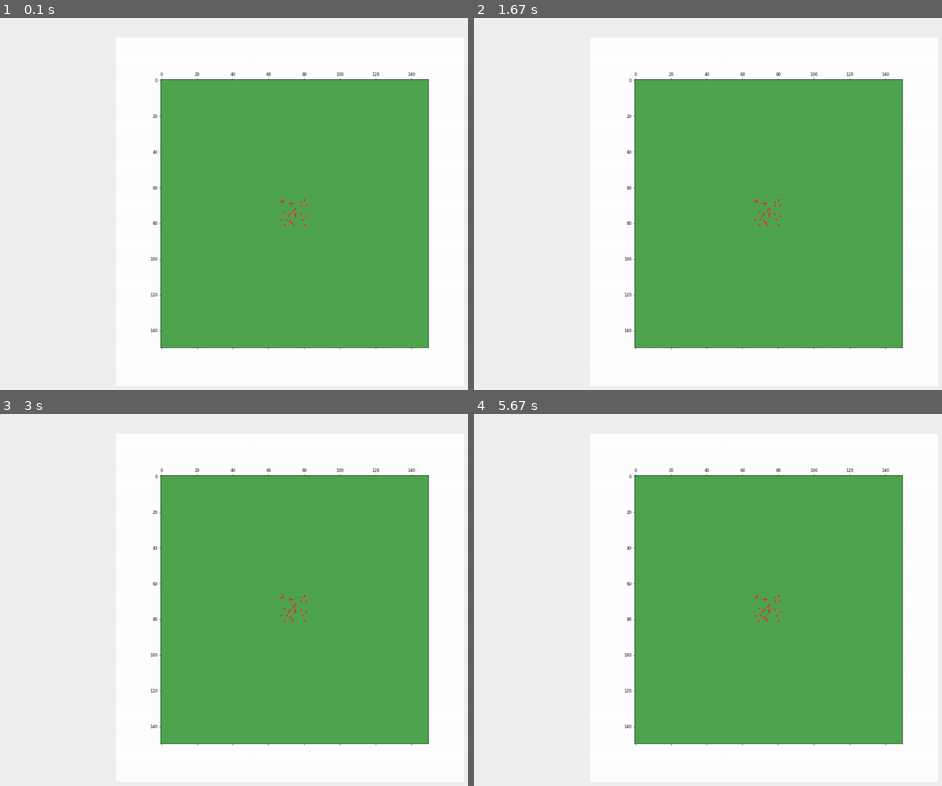
Above: before the commit, frames 1-4 (two rows, left to right).
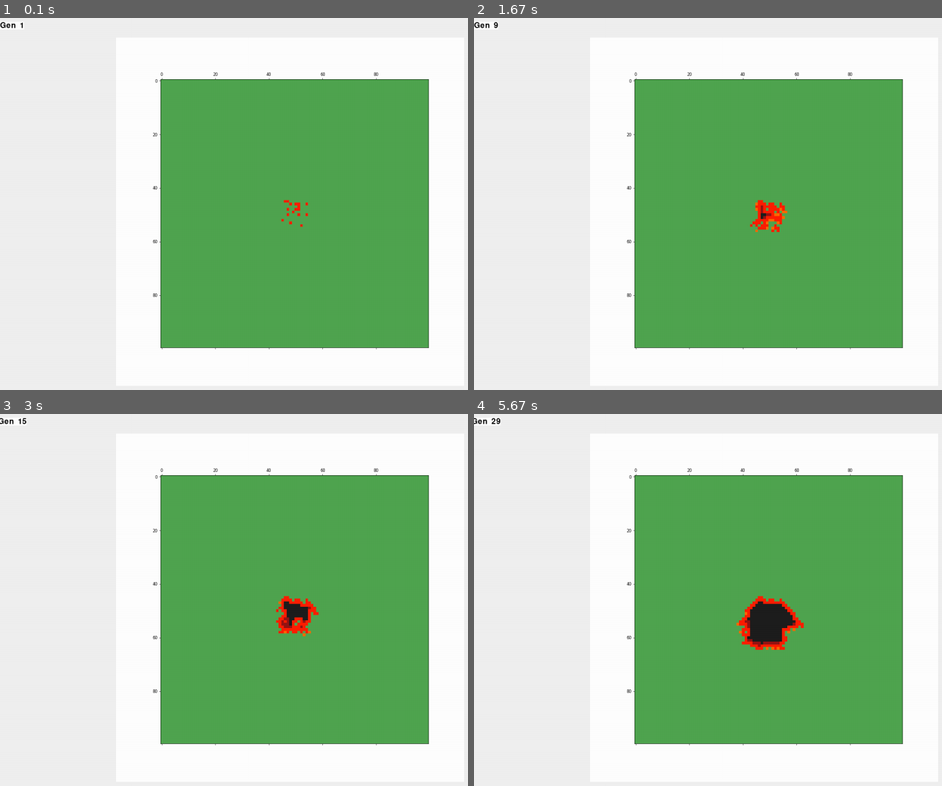
Above: after the commit, the same moments.

Repository: niquell122/Cellular-Automata
Game: pygame game, started from pygame_plot_CA.py
The game is run twice, just before and just after one commit, with the same random seed, the same clock (stepped at 60 frames per second) and the same inputs.
Inputs (mouse positions are in pixels of both pictures, inside the frame that each line leads up to):
- Up to frame 1 (0.1 s): no input
- Up to frame 2 (1.67 s): no input
- Up to frame 3 (3 s): move the mouse to (299, 480) at 2.43 s; click (299, 480) at 2.7 s
- Up to frame 4 (5.67 s): move the mouse to (736, 741) at 3.1 s; click (736, 741) at 3.37 s; move the mouse to (745, 551) at 3.77 s; click (745, 551) at 4.03 s; move the mouse to (679, 536) at 4.43 s; click (679, 536) at 4.7 s; move the mouse to (918, 588) at 5.1 s; click (918, 588) at 5.37 s

The runs differ from the first frame. In frame 1, 0.4% of the frame differs, in the area x 0-89%, y 1-90%; in frame 2, 0.7%; in frame 3, 0.9%; in frame 4, 1.6%.

Commit message:
save data and wind

Diff:
--- a/cellular_automata/terrain.py
+++ b/cellular_automata/map.py
@@ -25,7 +25,7 @@
 
 def random_spread_in_the_center(size):
     arr = []
-    choices = [forest_color, forest_color, forest_color, forest_color, forest_color, forest_color, forest_color, fire_color]
+    choices = [forest_color, forest_color, forest_color, forest_color, fire_color]
 
     for i in range(map_side):
         arr.append([])
--- a/cellular_automata/prototype_deterministic.py
+++ b/cellular_automata/prototype_deterministic.py
@@ -10,7 +10,7 @@
 from global_variables import ash_color
 from global_variables import catch_fire_chance
 
-import cellular_automata.terrain as terrain
+import cellular_automata.map as map
 
 def fire(cells):
     return count_color(cells, fire_color)
@@ -50,6 +50,6 @@
     ### matriz de influencia do vento
     return home
 
-arr = terrain.random_spread_in_the_center(40)
+arr = map.random_spread_in_the_center(40)
 
 _2B = CellularAutomata(arr, wildfire_deterministic)
--- a/cellular_automata/prototype_probabilistic.py
+++ b/cellular_automata/prototype_probabilistic.py
@@ -10,7 +10,7 @@
 from global_variables import catch_fire_chance
 import numpy as np
 
-import cellular_automata.terrain as terrain
+import cellular_automata.map as map
 
 def fire(cells):
     return count_color(cells, fire_color)
@@ -51,6 +51,6 @@
     ### matriz de influencia do vento
     return home
 
-arr = terrain.random_spread_in_the_center(40)
+arr = map.random_spread_in_the_center(40)
 
 _2B = CellularAutomata(arr, wildfire_prob)
--- a/cellular_automata/prototype_wind.py
+++ b/cellular_automata/prototype_wind.py
@@ -6,79 +6,83 @@
 
 from global_variables import map_side
 from global_variables import empty_color
-from global_variables import fire_color
+from global_variables import fire_1_color
+from global_variables import fire_2_color
+from global_variables import fire_3_color
 from global_variables import forest_color
 from global_variables import ash_color
 from global_variables import catch_fire_chance
+from global_variables import RGB_to_int
 
-import cellular_automata.terrain as terrain
+import cellular_automata.map as map
 import cellular_automata.wind as wind
 
+
+def onFire(cell):
+    if cell in [fire]:
+        return True
+    else: return False
+
+
 def fire(cells):
-    total = 0
-    for cell in cells:
-        if cell == fire_color:
-            total += 1
-    return total
+    return count_color(cells, fire_1_color, fire_2_color, fire_3_color)
 
 
 def ashes(cells):
-    total = 0
-    for cell in cells:
-        if cell == ash_color:
-            total += 1
-    return total
+    return count_color(cells, ash_color)
+
+
+def count_color(neighborhood, *colors):
+        n_color=0
+        for i in range(np.size(neighborhood, axis=0)):
+            for j in range(np.size(neighborhood, axis=1)):
+                if(neighborhood[i][j] in list(colors)):
+                    n_color+=1
+        return n_color
 
 
 def get_fire_index(neighborhood):
     return np.sum(neighborhood)
 
 
-color_to_state={
-    empty_color : 0,
-    forest_color : 0,
-    fire_color : 1,
-    ash_color : 1
-}
+n_s_wind = wind.get_wind('north_south_wind')
+
+def serialize_neighborhood(nbh):
+    new_nbh = np.empty((3,3), dtype=int)
+    for row in range(3):
+        for cell in range(3):
+            new_nbh[row][cell] = RGB_to_int(nbh[row][cell])
+    return new_nbh
 
 
-def serialize_neighborhood(neighborhood):
-    arr = np.array(neighborhood)
-    flat_arr = arr.reshape((1, -1))
-    new_neighborhood = flat_arr[0].reshape((3, 3))
-
-    for row in range(3):
-        for column in range(3):
-            new_neighborhood[row][column] = color_to_state[neighborhood[row][column]]
-
-
-n_s_wind = wind.get_wind('north_south_wind')
 
 def wildfire_prob(home, neighborhood):
     ash_neighbors = ashes(neighborhood)
+    fire_neighbors = fire(neighborhood)
+    serialized_nbh = serialize_neighborhood(neighborhood)
+    nbh_wind = wind.apply_wind(serialized_nbh, n_s_wind)
 
-    new_neighborhood = serialize_neighborhood(neighborhood)
-    new_neighborhood = wind.apply_wind(new_neighborhood, n_s_wind)
-    ### applying new parameters go here
-
-    fire_index = get_fire_index(new_neighborhood)
+    fire_index = get_fire_index(nbh_wind)
 
     if home == forest_color:
         chance = catch_fire_chance[fire_index]
 
         if random.random() < chance:
-            return fire_color
+            return fire_1_color
         else:
             return forest_color
 
-    if home == fire_color and fire_index > 7:
-        return ash_color
+    if home == fire_1_color:
+            return fire_2_color
 
-    if home == fire_color and fire_index < ash_neighbors:
+    if home == fire_2_color and fire_neighbors + ash_neighbors > 8:
+        return fire_3_color
+
+    if home == fire_3_color:
         return ash_color
 
     return home
 
-arr = terrain.random_spread_in_the_center(40)
+arr = map.random_spread_in_the_center(40)
 
 _2B = CellularAutomata(arr, wildfire_prob)
--- a/cellular_automata/wind.py
+++ b/cellular_automata/wind.py
@@ -8,17 +8,21 @@
 ]
 
 wind_dict = {
-    'north_south_wind': [
-        [2.0, 2.0, 2.0],
-        [1.0, 1.0, 1.0],
-        [0.5, 0.5, 0.5]
-    ],
-
-    'east_west_wind': [
+    'north_south_wind': np.array([
+        [1.2, 1.5, 1.2],
+        [0.8, 1.0, 0.8],
+        [0.7, 0.6, 0.7]
+    ]),
+    'east_west_wind': np.array([
         [0.5, 1.0, 2.0],
         [0.5, 1.0, 2.0],
         [0.5, 1.0, 2.0]
-    ]
+    ]),
+    'wasd': np.array([
+        [0.85, 1.0, 0.85],
+        [0.5, 1.0, 2.0],
+        [0.5, 1.0, 2.0]
+    ])
 }
 # wind_dict.setdefault(default_wind)
 
@@ -31,6 +35,7 @@
 
 
 def neighborhood_fire(neighborhood, *args):
+
     new_neighborhood = deepcopy(neighborhood)
     print('neighborhood: \n' + str(neighborhood) + '\n')
     for arg in list(args):
@@ -41,6 +46,5 @@
 
 def apply_wind(neighborhood, wind, intensity=1):
     for i in range(3):
-        for j in range(3):
-            neighborhood[i][j]=neighborhood[i][j] * wind[i][j] * intensity
+        neighborhood[i]=neighborhood[i] * wind[i] * intensity
     return neighborhood
--- a/global_variables.py
+++ b/global_variables.py
@@ -1,15 +1,24 @@
 square_size = 1                 # meter
-map_side = 150                  # array dimensions
+map_side = 100                  # array dimensions
 
 
+
+gen_text_color = (0, 0, 0)      # black
+text_rect_color = (255,255,255) # white
+
 #### Cell Colors
+
 empty_color = (255,255,255)     # RGB black
-fire_color = (240,45,45)        # RGB red
 forest_color = (80,165,80)      # RGB green
+
+fire_color = (255,30,0)         # RGB bright red
+fire_1_color = (255,105,0)      # RGB orange
+fire_2_color = (255,30,0)       # RGB bright red
+fire_3_color = (150,20,20)        # RGB dark red
+
 ash_color = (30,30,30)          # RGB gray
 
 
-#### CHANCE TO CATCH FIRE BASED ON THE NUMBER OF BURNING NEIGHBORS ####
 catch_fire_chance = {
     0: 0,
     1: 0.2,
@@ -21,5 +30,19 @@
     7: 1,
     8: 1
 }
-### ao aplicar a matriz do vento estes valores se tornam o coeficiente de "catch_fire" mas funcionam da mesma maneira (mudar valores%)
-### dict coef:chance
+
+
+RBG_int_dict = {
+    empty_color : 0,
+    forest_color : 0,
+    fire_color: 1,
+    fire_1_color : 0.9,
+    fire_2_color : 1.1,
+    fire_3_color : 0.8,
+    ash_color : 0
+}
+RBG_int_dict
+
+
+def RGB_to_int(RGB):
+    return RBG_int_dict.get(RGB, -1)
--- a/pygame_plot_CA.py
+++ b/pygame_plot_CA.py
@@ -1,14 +1,27 @@
+import os
 import pygame
 from pygame.locals import *
 import pylab
-from time import sleep
+import time
 
 import matplotlib.backends.backend_agg as agg
 import matplotlib
 matplotlib.use("Agg")
 
-from cellular_automata.prototype_probabilistic import _2B
+from global_variables import gen_text_color
+from global_variables import text_rect_color
 
+from cellular_automata.prototype_wind import _2B
+
+prototype = "WIND"
+
+current_time = time.time()
+formatted_time = time.strftime("%Y-%m-%d %H-%M-%S", time.localtime(current_time))
+
+
+folder_name = f"{prototype} {formatted_time}"
+current_dir = os.getcwd()
+folder_path = os.path.join(current_dir, "data", folder_name)
 
 window_width = 1200
 window_height = 900
@@ -23,9 +36,43 @@
 map_cord_y = 50
 map_cords = (map_cord_x, map_cord_y)
 
+generation = 1
+savepoints = [1, 2, 3, 4, 5, 8, 10, 20, 30]
+
+def increase_generation():
+    global generation
+    generation += 1
+
+def get_generation():
+    global generation
+    return generation
+
+
+gen_text = "Gen "
+
+def get_gen_text():
+    global generation
+    global gen_text
+
+    return f"{gen_text} {generation}"
+
+
+def save_data(surf):
+    global generation
+    global savepoints
+    if generation in savepoints:
+        print("Saving... " + get_gen_text())
+        if not os.path.exists(folder_path):
+            os.makedirs(folder_path)
+        image_path = os.path.join(folder_path, f"{get_gen_text()}.png")
+        pygame.image.save(surf, image_path)
+
+
 #### PYGAME INIT ####
 
 pygame.init()
+pygame.font.init()
+font = pygame.font.Font(None, 24)
 
 window = (window_width, window_height)
 screen = pygame.display.set_mode(window, DOUBLEBUF)
@@ -59,12 +106,22 @@
     raw_data = renderer.tostring_rgb()
     surf = pygame.image.fromstring(raw_data, size, "RGB")
     screen.blit(surf, (map_cords))
+
+    text_content = get_gen_text()
+    text_surface = font.render(text_content, True, gen_text_color)
+
+    text_rect = text_surface.get_rect()
+    text_rect.center = (25,25)
+    pygame.draw.rect(screen, text_rect_color, text_rect)
+    screen.blit(text_surface, text_rect)
+
     pygame.display.flip()
-
+    save_data(surf)
 
 def evolveOnce():
+    increase_generation()
     _2B.evolve()
-    sleep(0.2)
+    time.sleep(0.2)
     update_screen()
 
 def verboseEvolve(n_steps):
@@ -74,25 +131,62 @@
 
 def fastEvolve(n_steps):
     for i in range(n_steps):
+        increase_generation()
         _2B.evolve()
-    sleep(0.2)
+
+    time.sleep(0.2)
     update_screen()
 
-crashed = False
-while not crashed:
-    for event in pygame.event.get():
-        if event.type == pygame.QUIT:
-            crashed = True
-        # if event.type == pygame.MOUSEBUTTONDOWN:
-        #     evolveOnce()
-        if event.type == pygame.KEYDOWN:
-            if event.key == pygame.K_e:
-                evolveOnce()
-            if event.key == pygame.K_f:
-                fastEvolve(10)
-            if event.key == pygame.K_v:
-                verboseEvolve(10)
-            if event.key == pygame.K_q:
-                pygame.quit()
-            if event.key == pygame.K_u:
-                update_screen()
+
+def inside_map(pos):
+    if inside_mapX(pos[0]) and inside_mapY(pos[1]):
+        return True
+    else:
+        return False
+
+def inside_mapX(posX):
+    if map_cord_x <= posX <= map_cord_x + window_width:
+        return True
+
+def inside_mapY(posY):
+    if map_cord_y <= posY <= map_cord_x + window_height:
+        return True
+
+def auto():
+    update_screen()
+    crashed = False
+    while not crashed:
+        evolveOnce()
+        for event in pygame.event.get():
+            if event.type == pygame.QUIT:
+                crashed = True
+            if event.type == pygame.KEYDOWN:
+                if event.key == pygame.K_q:
+                    pygame.quit()
+
+def no_auto():
+    update_screen()
+    crashed = False
+    while not crashed:
+        for event in pygame.event.get():
+            if event.type == pygame.QUIT:
+                crashed = True
+            if event.type == pygame.KEYDOWN:
+                if event.key == pygame.K_e:
+                    evolveOnce()
+                if event.key == pygame.K_f:
+                    fastEvolve(10)
+                if event.key == pygame.K_v:
+                    verboseEvolve(10)
+                if event.key == pygame.K_q:
+                    pygame.quit()
+                if event.key == pygame.K_u:
+                    update_screen()
+
+
+is_auto = True
+
+if is_auto:
+    auto()
+else:
+    no_auto()
